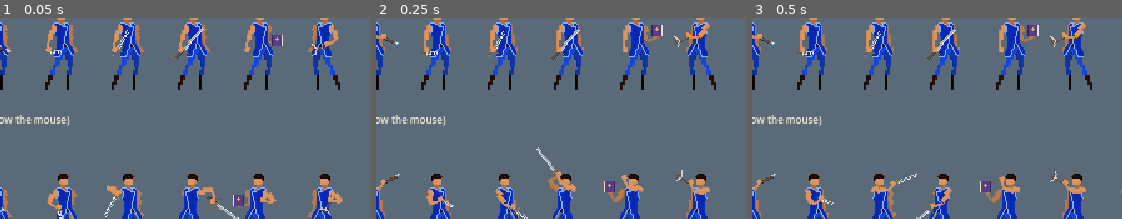
Above: before the commit, frames 1-3 (left to right).
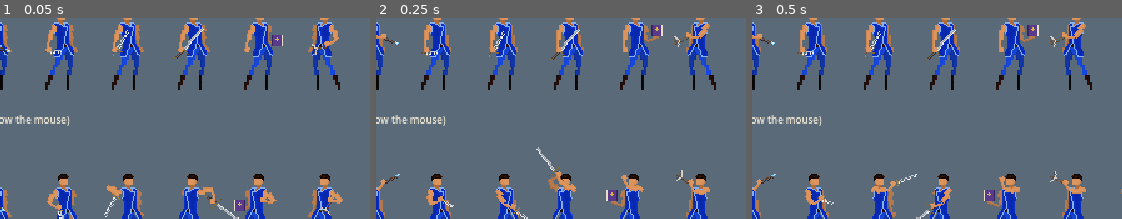
Above: after the commit, the same moments.

Repository: PBasham/game-prototype
Game: Godot game, scene res://scenes/dev/doll_viewer.tscn
Two runs of this game, one before a commit and one after it. Both use one fixed random seed, a clock stepped at 60 frames per second and the inputs below. This scene is started directly instead of the project's main scene.
Inputs:
- Up to frame 1 (0.05 s): no input
- Up to frame 2 (0.25 s): no input
- Up to frame 3 (0.5 s): no input
The pictures show only the part of the screen within x 33-83%, y 34-84%; the shares and areas given below are measured in that part.

The runs differ from the first frame. In frame 1, 0.2% of the frame differs, in the area x 62-68%, y 88-97%; in frame 2, 0.4%, in the area x 61-68%, y 81-95%; in frame 3, 0.4%.

Commit message:
Spell book stays still while casting
ArmTrack.follows_aim: aiming motions turn an arm with the cursor only when set. The
book arm has it off, so the book stays in front while the front hand aims.

Co-Authored-By: Claude Opus 5.5 <noreply@anthropic.com>
Claude-Session: https://claude.ai/code/session_01GyjLBiTNdibHo5Vf8i87hH

Diff:
--- a/data/item_types/spell_book.tres
+++ b/data/item_types/spell_book.tres
@@ -16,6 +16,7 @@
 [sub_resource type="Resource" id="Resource_r7ihn"]
 script = ExtResource("2_jf628")
 mode = 1
+follows_aim = false
 angle = SubResource("Curve_0q2gj")
 reach = SubResource("Curve_twdvp")
 
@@ -67,6 +68,7 @@
 [sub_resource type="Resource" id="Resource_qhgxb"]
 script = ExtResource("2_jf628")
 mode = 1
+follows_aim = false
 angle = SubResource("Curve_f8c54")
 reach = SubResource("Curve_xum27")
 
--- a/src/player/doll/arm_track.gd
+++ b/src/player/doll/arm_track.gd
@@ -15,6 +15,10 @@
 enum Mode { NATURAL, POSE, GRIP }
 
 @export var mode := Mode.NATURAL
+## When the motion aims, this arm's angle is measured from the aim direction (it turns
+## with the cursor). Off = measured from forward, so the arm stays put while the other
+## one aims (the hand holding a spell book).
+@export var follows_aim := true
 @export var angle: Curve
 @export var reach: Curve
 @export var pull: Curve
--- a/src/player/doll/paper_doll.gd
+++ b/src/player/doll/paper_doll.gd
@@ -346,7 +346,8 @@
 			_natural(side, legs_abs, body_abs, shift)
 		elif mode == ArmTrack.Mode.POSE:
 			var length := ((arm.hand as Vector2) - (arm.shoulder as Vector2)).length()
-			var dir := Vector2.from_angle(aim_angle + deg_to_rad(track.angle_at(motion_t)))
+			var base := aim_angle if track.follows_aim else 0.0
+			var dir := Vector2.from_angle(base + deg_to_rad(track.angle_at(motion_t)))
 			_reach(arm, _parts_of(_channel(side)), shoulder, shoulder + dir * length * track.reach_at(motion_t))
 		else:  # GRIP: the item's other grip, pulled back along the item
 			var axis := Vector2.from_angle(item_rotation)
--- a/tests/unit/test_paper_doll.gd
+++ b/tests/unit/test_paper_doll.gd
@@ -263,3 +263,17 @@
 	for o in offsets:
 		assert_almost_eq(o.distance_to(offsets[0]), 0.0, 0.5, "same hold every frame")
 	assert_gt(offsets[0].x, 3.0, "held out in front")
+
+
+func test_book_stays_put_while_casting_at_different_angles() -> void:
+	var d := _doll()
+	d.item = DevHeldItems.by_name("Book")
+	d.motion = d.item.attacks()[0]
+	d.motion_t = 0.5
+	var spots: Array[Vector2] = []
+	for target: Vector2 in [Vector2(80, -100), Vector2(80, 40), Vector2(-60, -80)]:
+		d.aim_global = d.to_global(target)
+		d._update()
+		spots.append(d.hands[&"back"])
+	assert_almost_eq(spots[0].distance_to(spots[1]), 0.0, 0.01)
+	assert_almost_eq(spots[0].distance_to(spots[2]), 0.0, 0.01)
--- a/tools/make_item_types.gd
+++ b/tools/make_item_types.gd
@@ -151,8 +151,10 @@
 	t.stow_style = ItemTypeData.StowStyle.HIP
 	# The back hand holds the book still in front at waist height (forearm out), while
 	# running, jumping and casting alike.
-	t.hold = _hold(null, _pose([[0, 35]], [[0, 0.6]]), ItemMotion.ItemAngle.FIXED, [[0, -45]], "")
-	var cast := _attack("Cast", 0.4, _pose([[0, 0]], [[0, 0.6], [0.35, 1.0], [1, 0.85]]), _pose([[0, 35]], [[0, 0.6]]),
+	var book_arm := _pose([[0, 35]], [[0, 0.6]])
+	book_arm.follows_aim = false  # the book stays put while the front hand aims
+	t.hold = _hold(null, book_arm, ItemMotion.ItemAngle.FIXED, [[0, -45]], "")
+	var cast := _attack("Cast", 0.4, _pose([[0, 0]], [[0, 0.6], [0.35, 1.0], [1, 0.85]]), book_arm.duplicate(true),
 		[[0, -45]], [[0, 0], [0.35, 1], [1, 0]], "", true)
 	cast.item_angle_mode = ItemMotion.ItemAngle.FIXED
 	t.attacks = [cast]
Not shown, changed: docs/character-art.md
